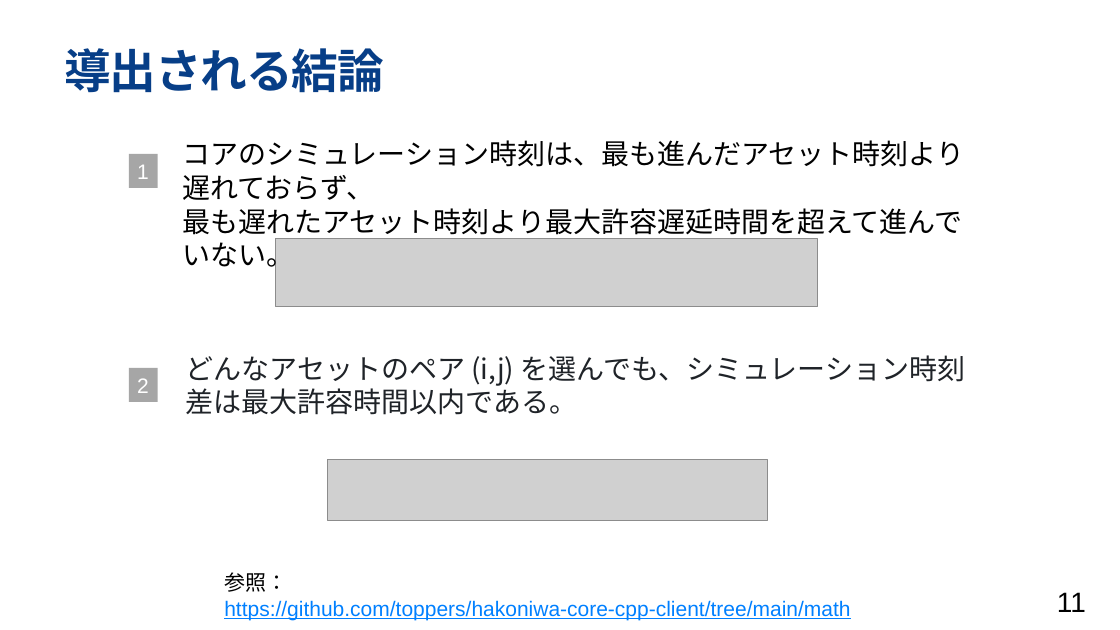
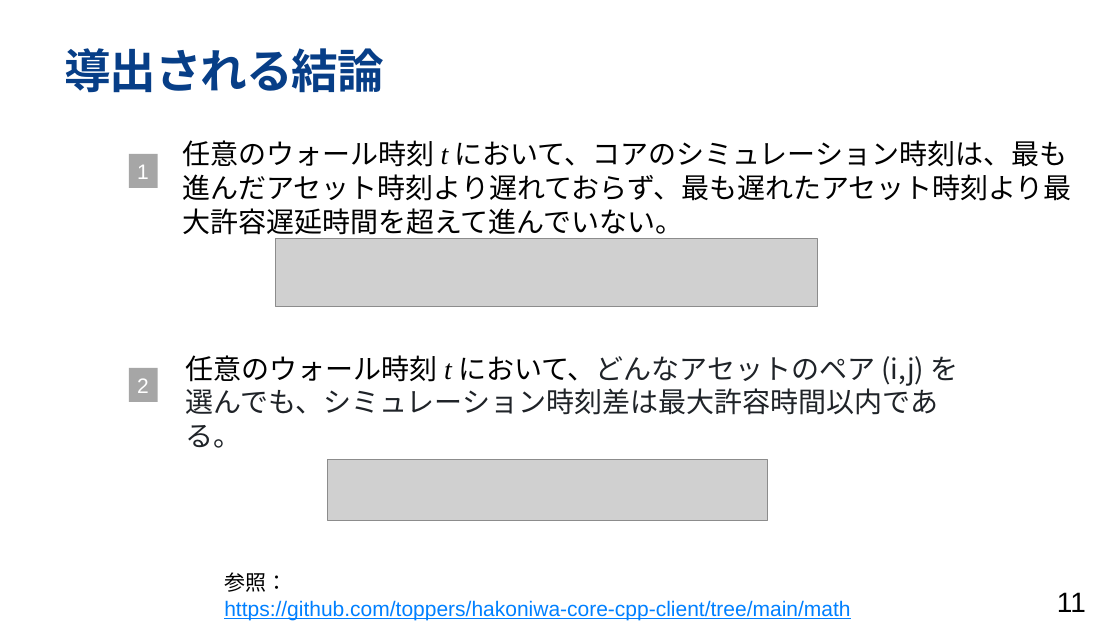
Before and after one commit to toppers/hakoniwa-core-cpp-client, a slide deck: slide 11 of math/Hakoniwa-time.pptx. Drawn at 1120x630 pixels with LibreOffice and Linux fonts; fonts in the diff are those of the drawing; grey boxes stand for pictures; background and template pictures are left out. Boxes give left, top, right and bottom in pixels: in the first picture for what was removed or moved away, otherwise in the second. Text is boxed around its words. In the diff, an @@ line names an element or a change of style, - is before the commit and + after.

Commit message:
latest version

```diff
--- a/math/Hakoniwa-time.pptx
+++ b/math/Hakoniwa-time.pptx
@@ text at (182, 140, 1072, 240): text changed @@
-コアのシミュレーション時刻は、最も進んだアセット時刻より遅れておらず、
-最も遅れたアセット時刻より最大許容遅延時間を超えて進んでいない。
+任意のウォール時刻 t において、コアのシミュレーション時刻は、最も進んだアセット時刻より遅れておらず、最も遅れたアセット時刻より最大許容遅延時間を超えて進んでいない。
@@ text at (186, 355, 959, 415): text changed @@
-どんなアセットのペア (i,j) を選んでも、シミュレーション時刻差は最大許容時間以内である。
+任意のウォール時刻 t において、どんなアセットのペア (i,j) を選んでも、シミュレーション時刻差は最大許容時間以内である。
```
Also in this commit, not shown: 2 other slides changed.
